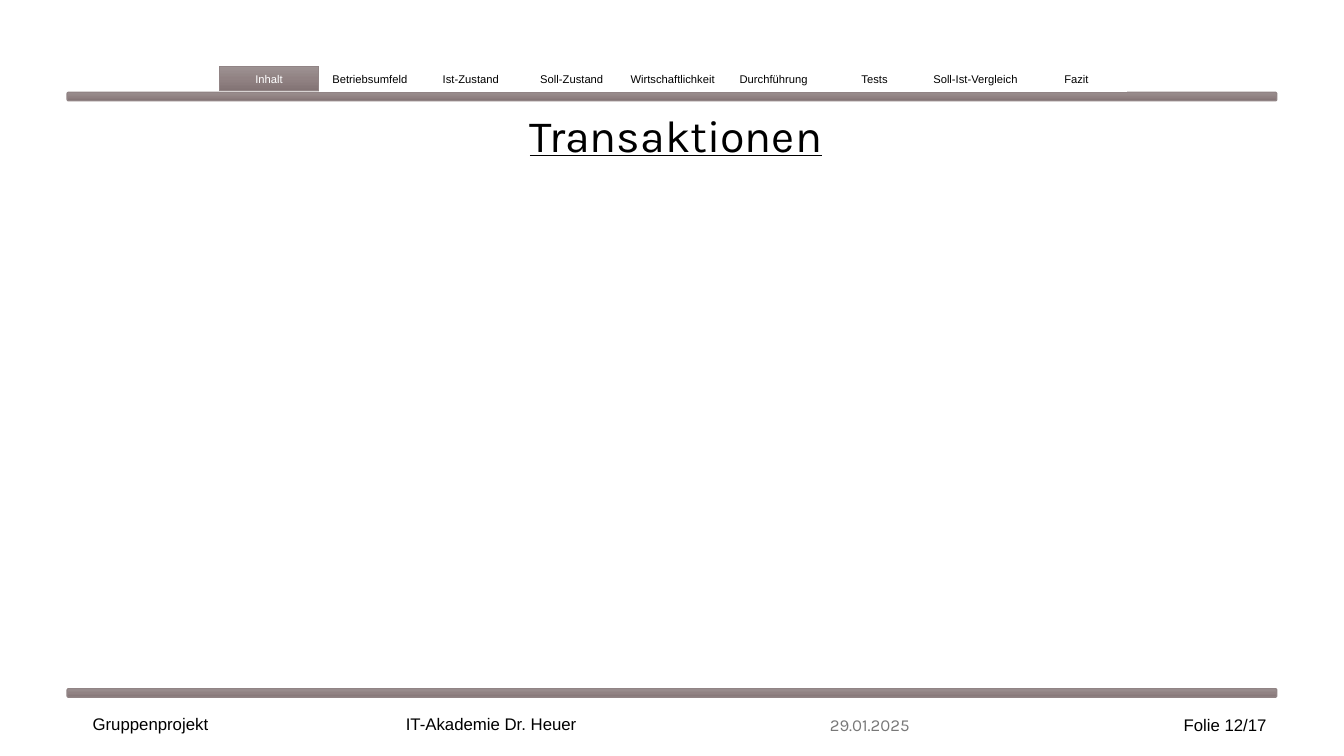
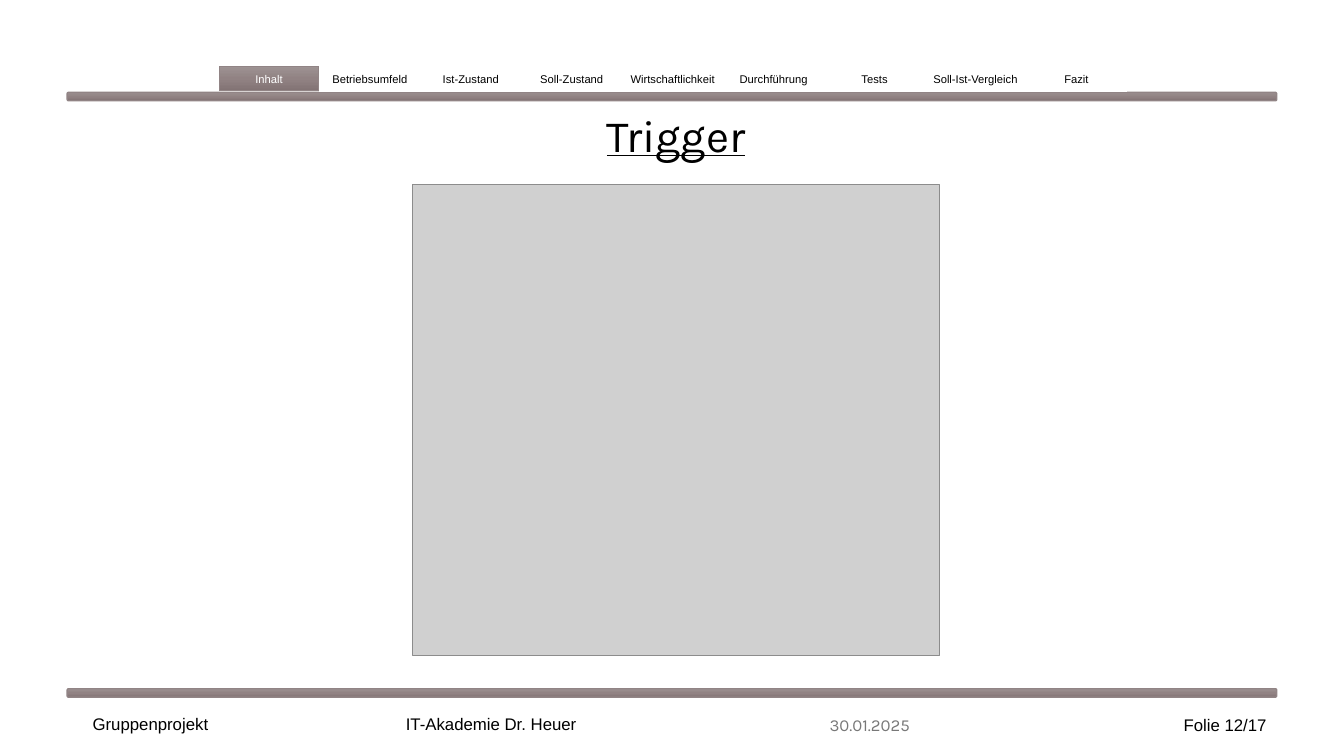
Before and after one commit to EkaterinaShmeleva/MediaManagementSystem, a slide deck: slide 12 of Medienverwaltungsdatenbank Gruppe1.pptx. Drawn at 1344x756 pixels with LibreOffice and Linux fonts; fonts in the diff are those of the drawing; grey boxes stand for pictures. Boxes give left, top, right and bottom in pixels: in the first picture for what was removed or moved away, otherwise in the second. Text is boxed around its words. In the diff, an @@ line names an element or a change of style, - is before the commit and + after.

Commit message:
added Screenshots der Tabellen

```diff
--- a/Medienverwaltungsdatenbank Gruppe1.pptx
+++ b/Medienverwaltungsdatenbank Gruppe1.pptx
@@ text at <box>607,121,745,163</box>: text changed @@
-Transaktionen
+Trigger
@@ picture added at <box>413,185,940,655</box> @@
@@ text at <box>830,720,910,731</box>: text changed @@
-29.01.2025
+30.01.2025
```
Also in this commit, not shown: 13 other slides changed.
